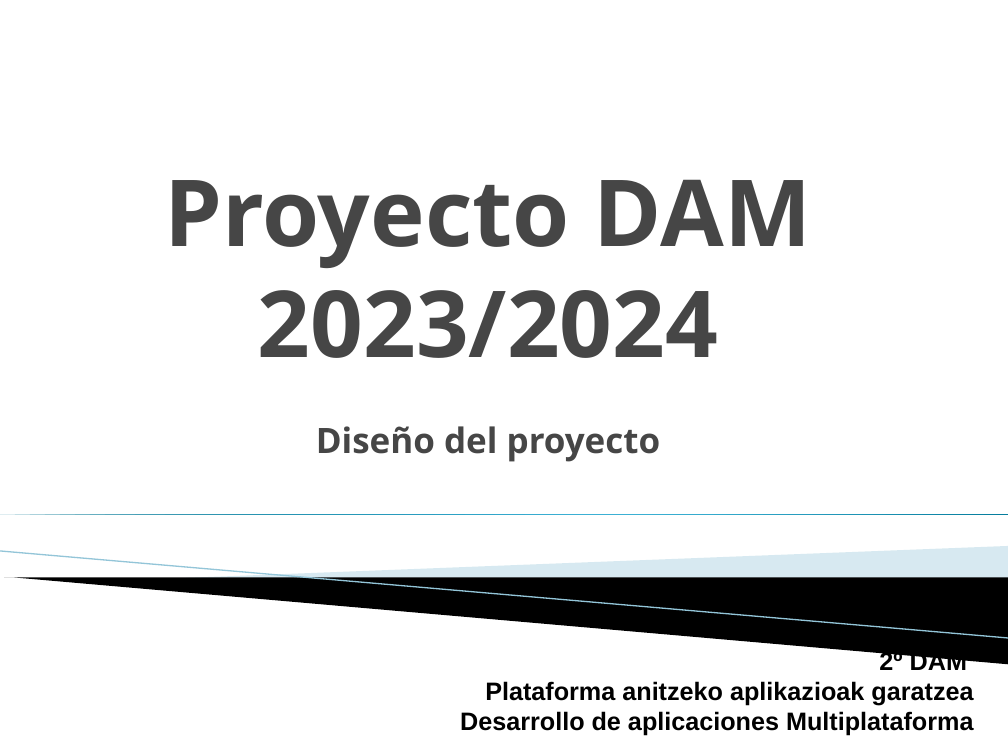
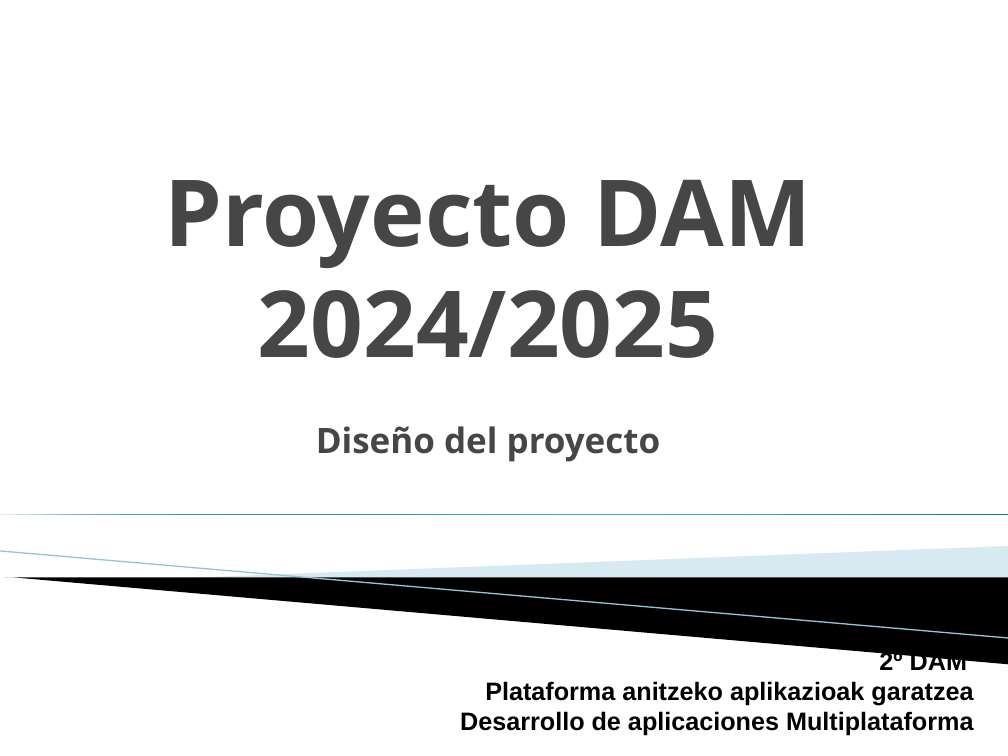
Before and after one commit to borjasaizbustamante/Proyecto-2DAM, a slide deck: slide 1 of Temario/UD02-Diseño del proyecto - Detalles.pptx. Drawn at 1008x756 pixels with LibreOffice and Linux fonts; fonts in the diff are those of the drawing; background and template pictures are left out. Boxes give left, top, right and bottom in pixels: in the first picture for what was removed or moved away, otherwise in the second. Text is boxed around its words. In the diff, an @@ line names an element or a change of style, - is before the commit and + after.

```diff
--- a/Temario/UD02-Diseño del proyecto - Detalles.pptx
+++ b/Temario/UD02-Diseño del proyecto - Detalles.pptx
@@ title at (165,179,811,462): text changed @@
-Proyecto DAM
-2023/2024
-Diseño del proyecto
+Proyecto DAM
+2024/2025
+Diseño del proyecto
```
Also in this commit, not shown: 2 other slides changed, 5 other files.
